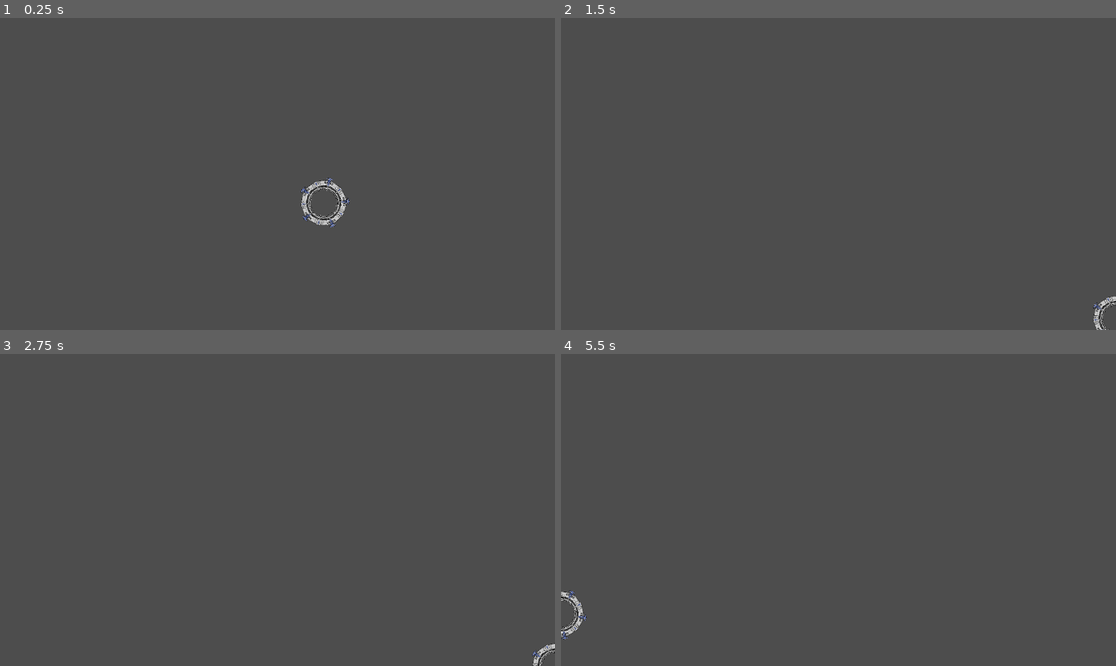
Above: before the commit, frames 1-4 (two rows, left to right).
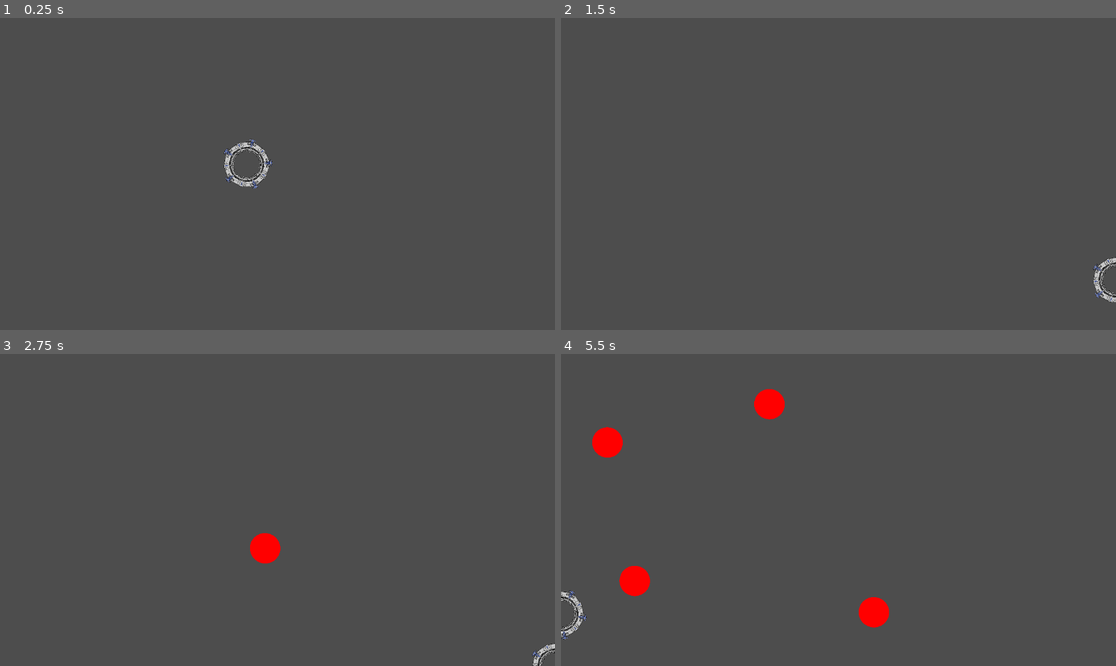
Above: after the commit, the same moments.

Repository: guykozlovskij/WireTrap
Game: Godot game, scene res://main.tscn
Same seed, same stepped clock (60 frames per second), same inputs: the game is played once before the commit and once after it.
Inputs:
- Up to frame 1 (0.25 s): no input
- Up to frame 2 (1.5 s): hold Right (move_right) 0.53-1.28 s; tap C (place_trap) at 0.6, 1.35 s; hold Down (move_down) from 1.28 s (still down)
- Up to frame 3 (2.75 s): release Down (move_down) at 2.03 s; hold Right (move_right) from 2.03 s (still down); tap C (place_trap) at 2.1 s
- Up to frame 4 (5.5 s): release Right (move_right) at 2.78 s; hold Up (move_up) 2.78-3.53 s; tap C (place_trap) every 0.75 s from 2.85 to 5.1 s; hold Left (move_left) 3.53-5.03 s; hold Down (move_down) from 5.03 s (still down)

The runs differ from the first frame. In frame 1, 1.0% of the frame differs, in the area x 40-64%, y 38-68%; in frame 2, 0.4%; in frame 3, 0.4%; in frame 4, 1.7%, in the area x 5-60%, y 11-88%.

Commit message:
coil adding mechanics WIP

Diff:
--- a/assets/trap/trap.tscn
+++ b/assets/trap/trap.tscn
@@ -1,9 +1,30 @@
-[gd_scene format=3 uid="uid://clojas0h5c85v"]
+[gd_scene load_steps=4 format=3 uid="uid://clojas0h5c85v"]
+
+[ext_resource type="Texture2D" uid="uid://dd3chcpgq58hk" path="res://assets/trap/coil.png" id="1_7ny4h"]
+
+[sub_resource type="CircleShape2D" id="CircleShape2D_yikwo"]
+radius = 32.0
+
+[sub_resource type="SpriteFrames" id="SpriteFrames_6x3oe"]
+animations = [{
+"frames": [{
+"duration": 1.0,
+"texture": ExtResource("1_7ny4h")
+}],
+"loop": true,
+"name": &"default",
+"speed": 5.0
+}]
 
 [node name="Trap Coil" type="RigidBody2D"]
+position = Vector2(584, 296)
 gravity_scale = 1.66533e-16
 metadata/_edit_group_ = true
 
 [node name="CollisionShape2D" type="CollisionShape2D" parent="."]
+shape = SubResource("CircleShape2D_yikwo")
 
 [node name="AnimatedSprite2D" type="AnimatedSprite2D" parent="."]
+position = Vector2(-1.2666e-05, -1.2666e-05)
+scale = Vector2(0.123438, 0.123438)
+sprite_frames = SubResource("SpriteFrames_6x3oe")
--- a/main.tscn
+++ b/main.tscn
@@ -18,7 +18,7 @@
 radius = 48.0
 
 [node name="Player" type="Area2D"]
-position = Vector2(672, 384)
+position = Vector2(512, 304)
 script = ExtResource("1_854r5")
 metadata/_edit_group_ = true
 
--- a/project.godot
+++ b/project.godot
@@ -14,10 +14,6 @@
 run/main_scene="res://main.tscn"
 config/features=PackedStringArray("4.2", "Forward Plus")
 config/icon="res://icon.svg"
-
-[display]
-
-window/size/mode=3
 
 [dotnet]
 
--- a/src/script/player.gd
+++ b/src/script/player.gd
@@ -28,3 +28,11 @@
 
 	position += velocity * delta
 	position = position.clamp(Vector2.ZERO, screen_size)
+
+	var coil = preload("res://assets/trap/trap.tscn")
+	var coil_instance = coil.instantiate()
+	coil_instance.position = position
+
+#TODO: action may need to be changed
+	if Input.is_action_just_pressed("place_trap"):
+		add_child(coil_instance)
